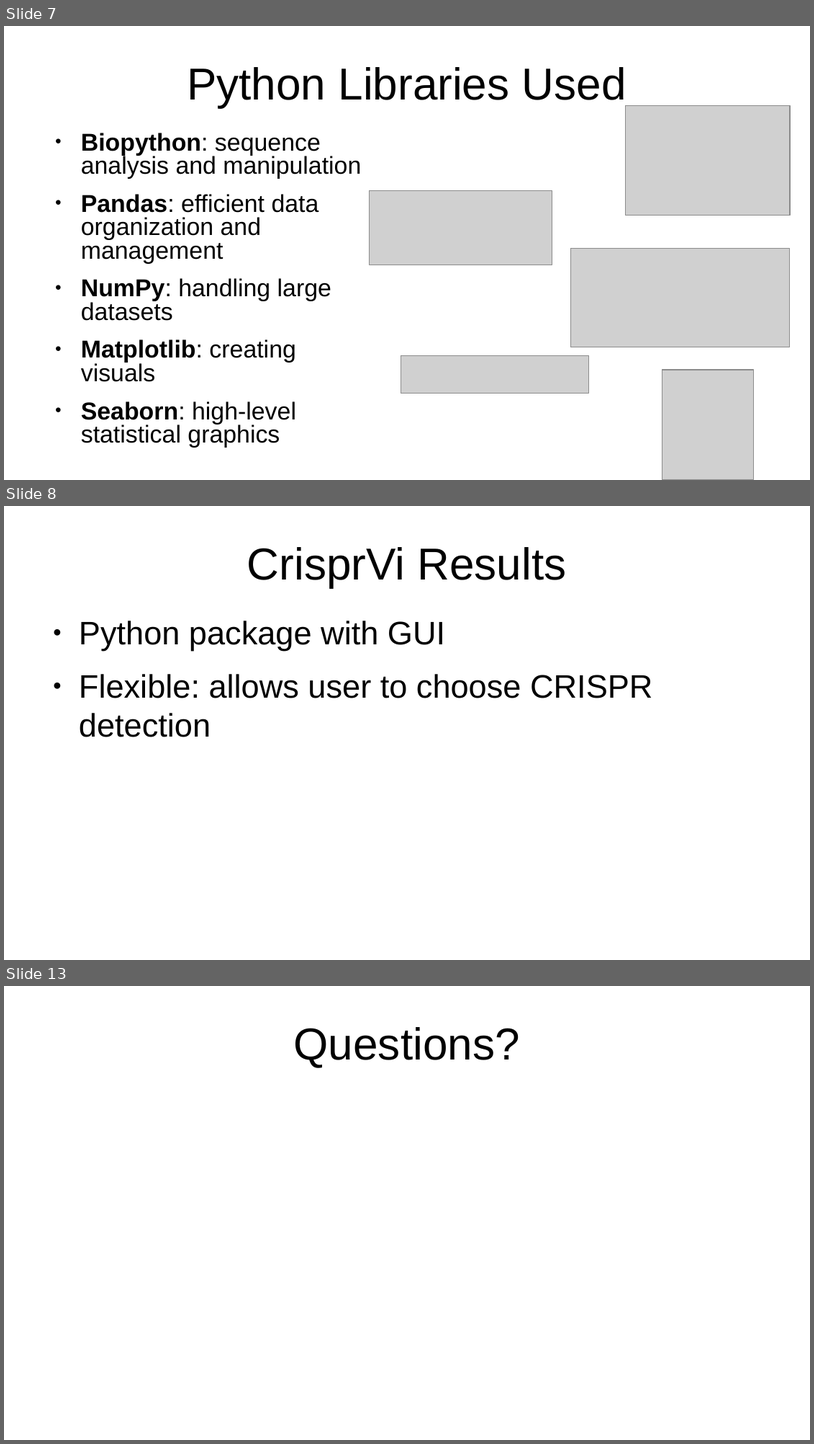
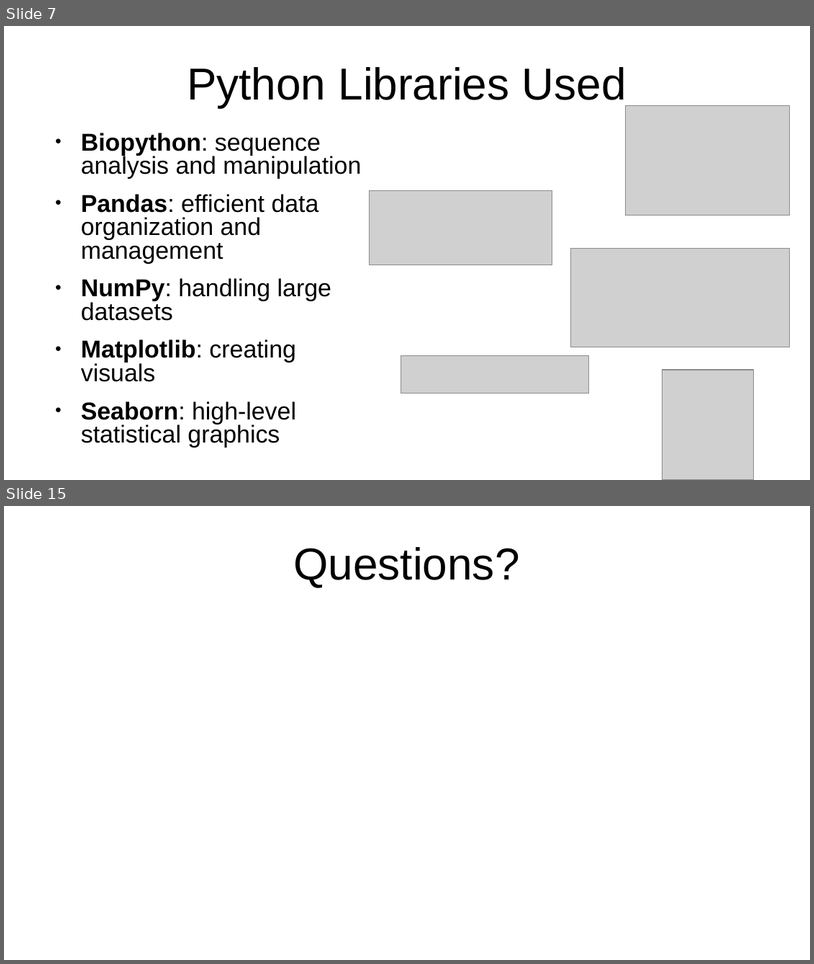
Before and after one commit to jwmathis/SSE591_Project3, a slide deck: Paper Review/Paper Review 1 - John Wesley Mathis.pptx. Shown one above the other, each under a label of ours: slides 7, 8 and 13 before the commit, slides 7 and 15 after it; the slides between them are not shown. The pictures are 814x1444 and 814x964 pixels, drawn with LibreOffice and Linux fonts; fonts in the diff are those of the drawing; grey boxes stand for pictures. Boxes give left, top, right and bottom in pixels: in the first picture for what was removed or moved away, otherwise in the second. Text is boxed around its words. In the diff, an @@ line names an element or a change of style, - is before the commit and + after.

```diff
--- a/Paper Review/Paper Review 1 - John Wesley Mathis.pptx
+++ b/Paper Review/Paper Review 1 - John Wesley Mathis.pptx
@@ slide 8 removed at [4,506,810,960], background #FFFFFF @@
@@ title removed at [247,547,566,587] @@
-CrisprVi Results
@@ text removed at [79,620,653,737] @@
-● Python package with GUI
-● Flexible: allows user to choose CRISPR detection
@@ what was slide 13 is now slide 15 @@
```
Also in this commit, not shown: 3 slides changed, 4 slides added, 1 other slide removed, 2 other files.
